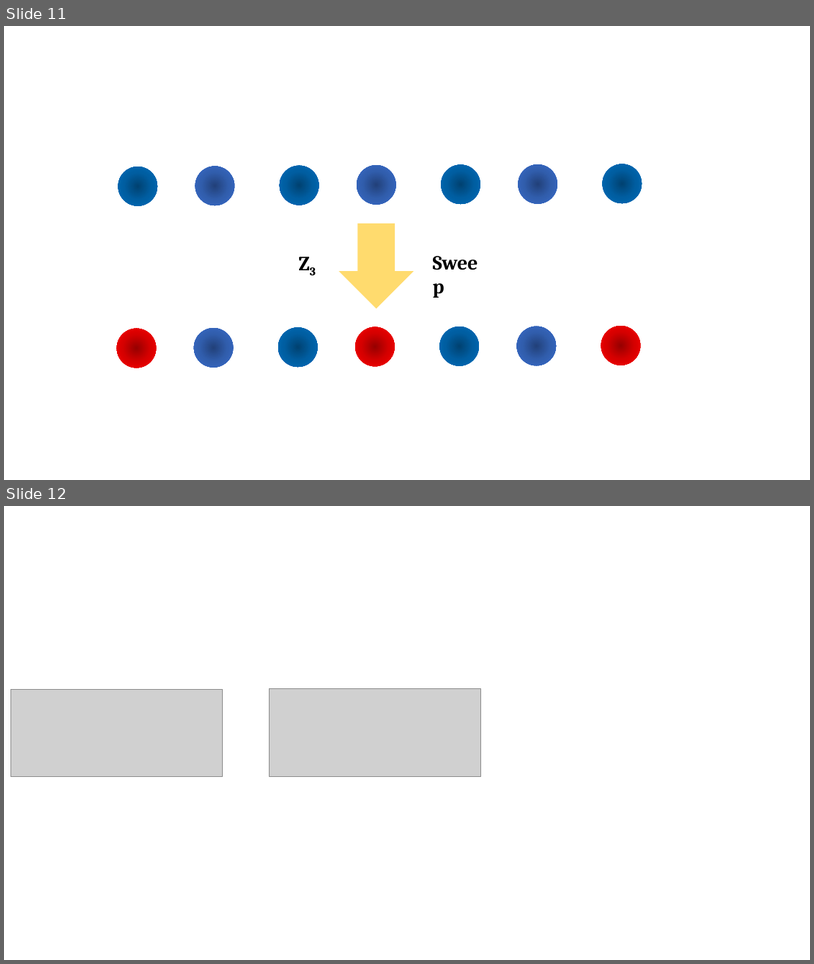
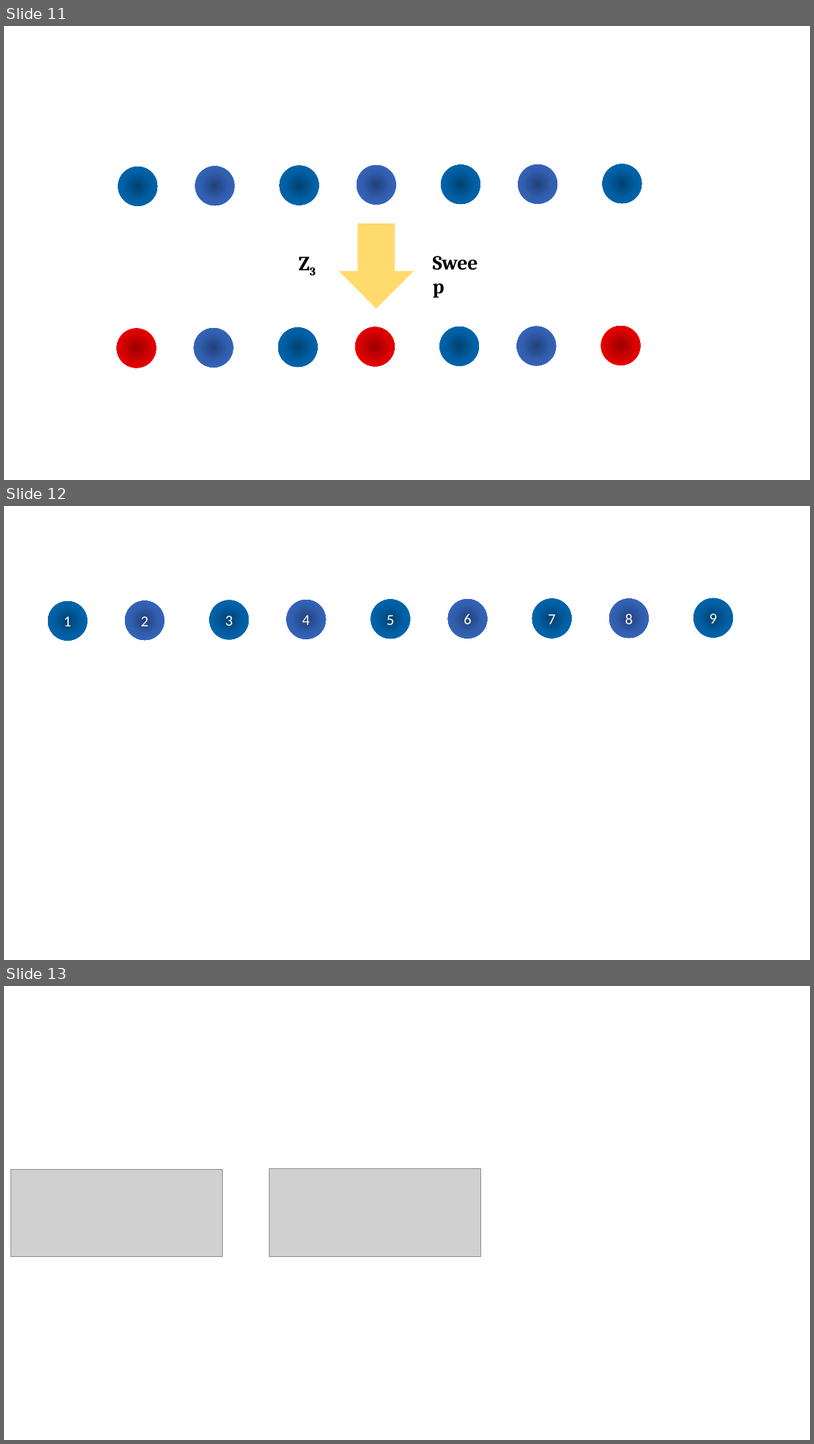
Before and after one commit to oliverlind/L4ProgressGUI, a slide deck: Diagram Powerpoints/Atom Arrays.pptx. Shown one above the other, each under a label of ours: slides 11 and 12 before the commit, slides 11, 12 and 13 after it. The pictures are 814x964 and 814x1444 pixels, drawn with LibreOffice and Linux fonts; fonts in the diff are those of the drawing; grey boxes stand for pictures. Boxes give left, top, right and bottom in pixels: in the first picture for what was removed or moved away, otherwise in the second. Text is boxed around its words. In the diff, an @@ line names an element or a change of style, - is before the commit and + after.

```diff
--- a/Diagram Powerpoints/Atom Arrays.pptx
+++ b/Diagram Powerpoints/Atom Arrays.pptx
@@ slide 12 added at <box>4,506,810,960</box>, background #FFFFFF @@
@@ ellipse added at <box>48,601,88,641</box>, fill gradient #004272 to #005EA2 to #0070C0, 18 pt, text #FFFFFF @@
+1
@@ ellipse added at <box>125,601,165,641</box>, fill gradient #23427A to #315EAD to #3A6FCE, 18 pt, text #FFFFFF @@
+2
@@ ellipse added at <box>210,600,249,640</box>, fill gradient #004272 to #005EA2 to #0070C0, 18 pt, text #FFFFFF @@
+3
@@ ellipse added at <box>286,600,326,639</box>, fill gradient #23427A to #315EAD to #3A6FCE, 18 pt, text #FFFFFF @@
+4
@@ ellipse added at <box>371,599,411,638</box>, fill gradient #004272 to #005EA2 to #0070C0, 18 pt, text #FFFFFF @@
+5
@@ ellipse added at <box>448,599,487,638</box>, fill gradient #23427A to #315EAD to #3A6FCE, 18 pt, text #FFFFFF @@
+6
@@ ellipse added at <box>532,599,572,638</box>, fill gradient #004272 to #005EA2 to #0070C0 @@
@@ ellipse added at <box>532,599,572,638</box>, fill gradient #004272 to #005EA2 to #0070C0, 18 pt, text #FFFFFF @@
+7
@@ ellipse added at <box>610,599,649,638</box>, fill gradient #23427A to #315EAD to #3A6FCE, 18 pt, text #FFFFFF @@
+8
@@ ellipse added at <box>694,598,733,637</box>, fill gradient #004272 to #005EA2 to #0070C0, 18 pt, text #FFFFFF @@
+9
@@ what was slide 12 is now slide 13 @@
```
Also in this commit, not shown: 2 other slides added, 5 other files.
